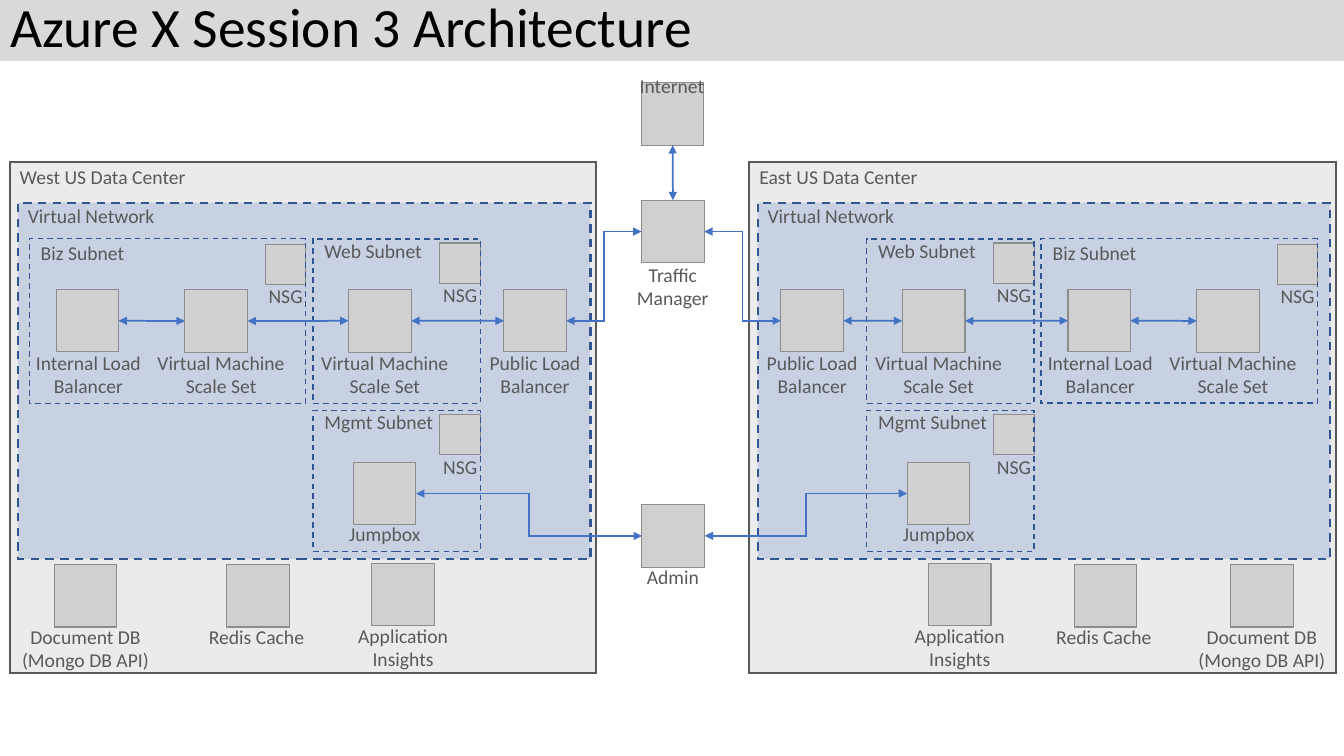
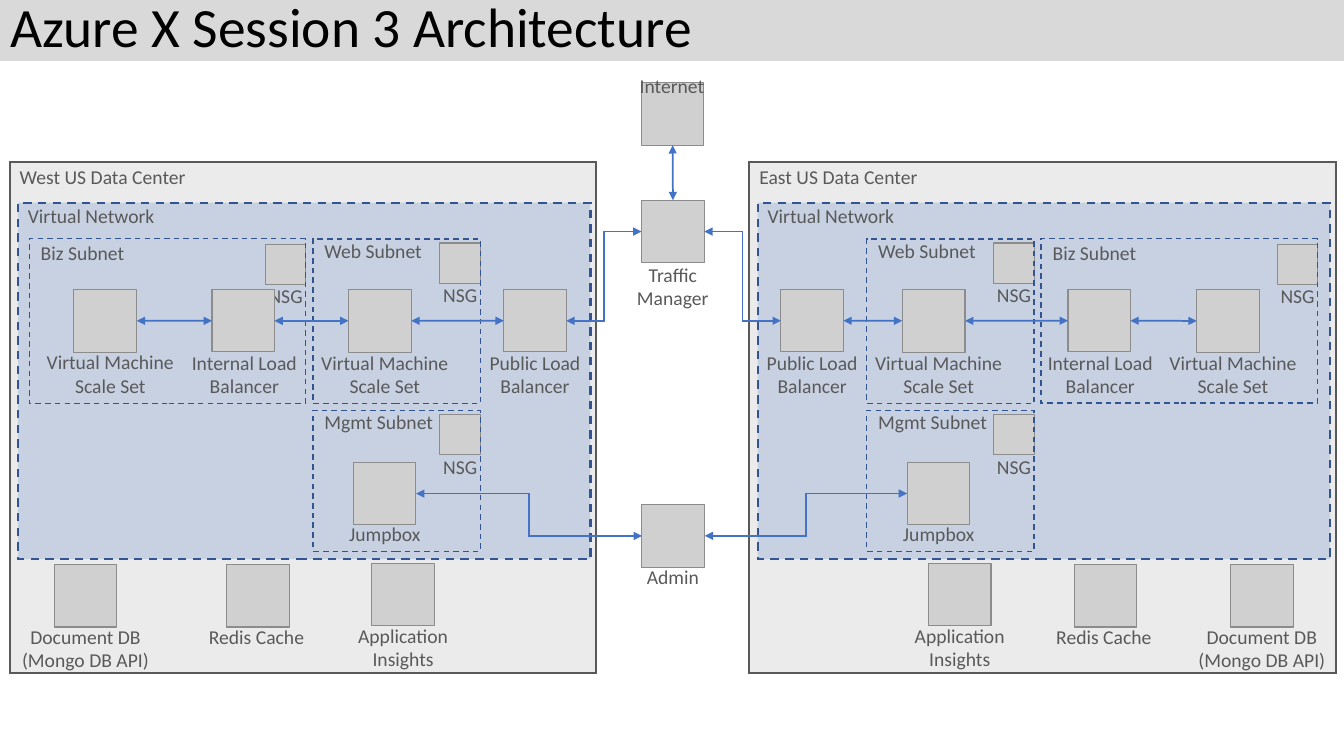
Before and after one commit to rickrain/AzureX, a slide deck: slide 2 of AzureX.pptx. Drawn at 1344x756 pixels with LibreOffice and Linux fonts; fonts in the diff are those of the drawing; grey boxes stand for pictures. Boxes give left, top, right and bottom in pixels: in the first picture for what was removed or moved away, otherwise in the second. Text is boxed around its words. In the diff, an @@ line names an element or a change of style, - is before the commit and + after.

Commit message:
Correct biz tier subnet in sessoin 3 architecture diagram.

```diff
--- a/AzureX.pptx
+++ b/AzureX.pptx
@@ picture: place and size @@
-picture at bbox=[185, 289, 247, 352]
+picture at bbox=[74, 289, 136, 352]
@@ picture: place and size @@
-picture at bbox=[56, 289, 119, 352]
+picture at bbox=[212, 289, 274, 352]
@@ double arrow moved from (185, 321) - (119, 321) to (212, 321) - (137, 321) @@
@@ double arrow moved from (349, 321) - (248, 321) to (349, 321) - (274, 321) @@
@@ text "Virtual Machine Scale Set": place and size @@
-text "Virtual Machine Scale Set" at bbox=[157, 356, 284, 393]
+text "Virtual Machine Scale Set" at bbox=[47, 355, 173, 393]
@@ text "Internal Load Balancer": place and size @@
-text "Internal Load Balancer" at bbox=[36, 356, 141, 393]
+text "Internal Load Balancer" at bbox=[192, 356, 296, 393]
```
